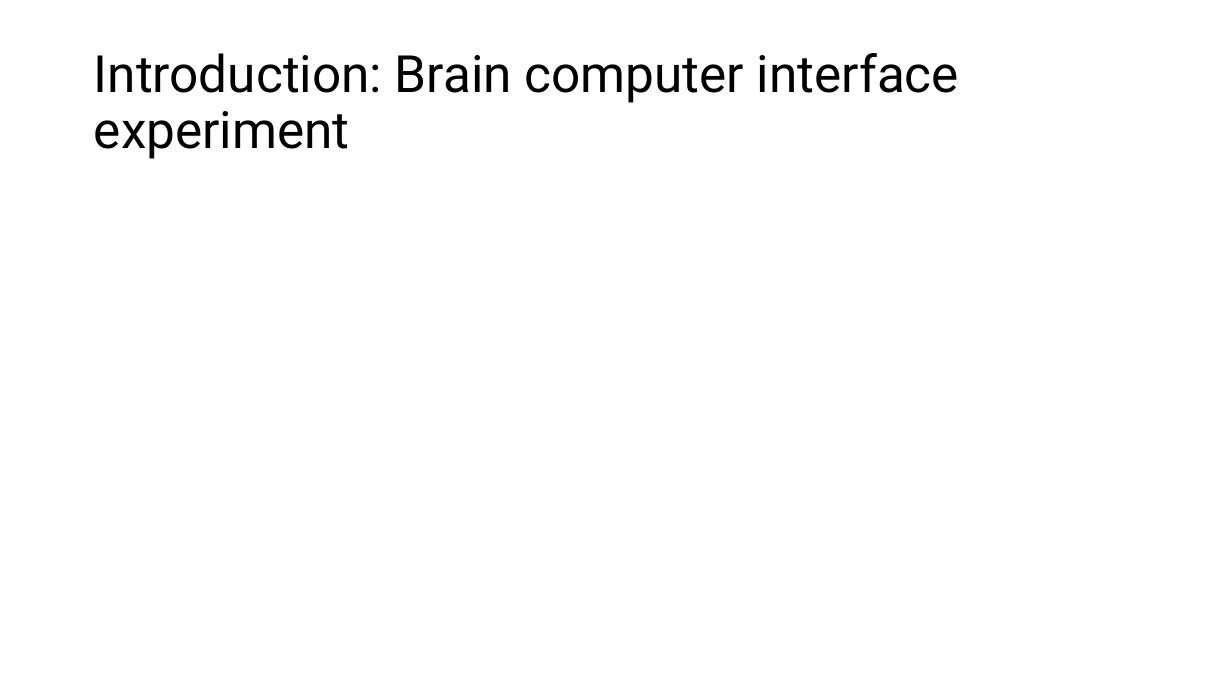
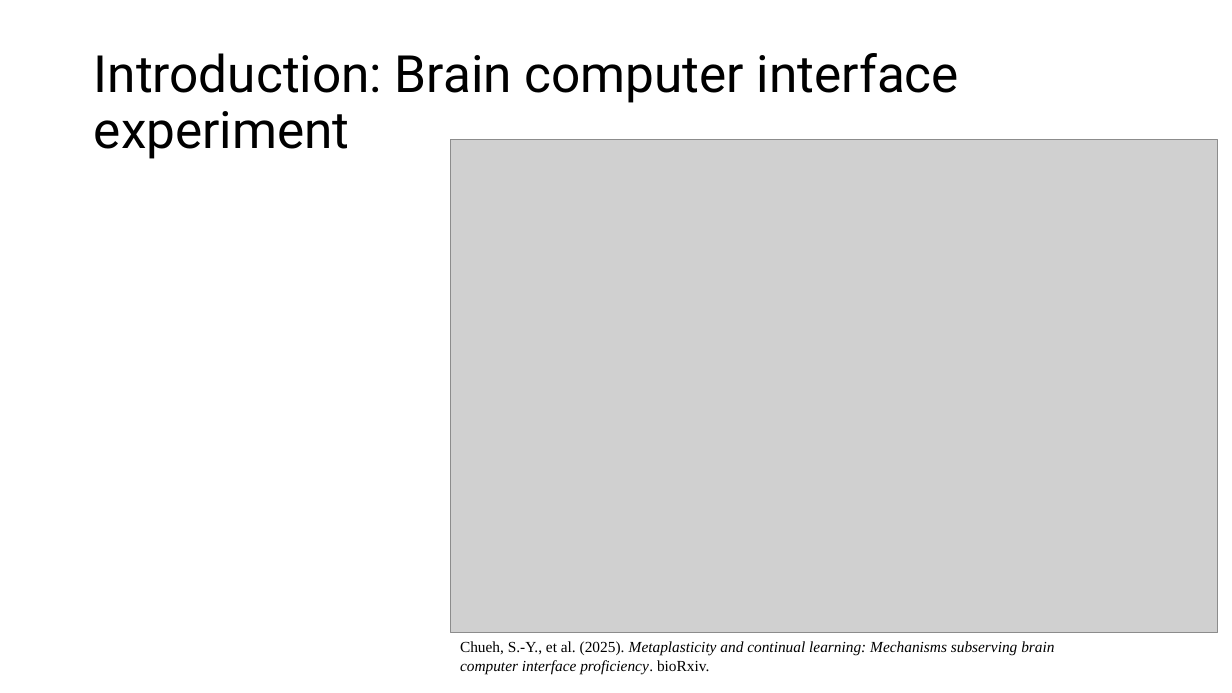
Before and after one commit to ChuehSY/FinalProject_ComSkillNeuro, a slide deck: slide 2 of Final presentation.pptx. Drawn at 1232x693 pixels with LibreOffice and Linux fonts; fonts in the diff are those of the drawing; grey boxes stand for pictures. Boxes give left, top, right and bottom in pixels: in the first picture for what was removed or moved away, otherwise in the second. Text is boxed around its words. In the diff, an @@ line names an element or a change of style, - is before the commit and + after.

Commit message:
0411

```diff
--- a/Final presentation.pptx
+++ b/Final presentation.pptx
@@ picture added at [451, 140, 1218, 632] @@
@@ text added at [460, 641, 1054, 674], 12 pt, text #000000, italic @@
+Chueh, S.-Y., et al. (2025). Metaplasticity and continual learning: Mechanisms subserving brain computer interface proficiency. bioRxiv.
```
